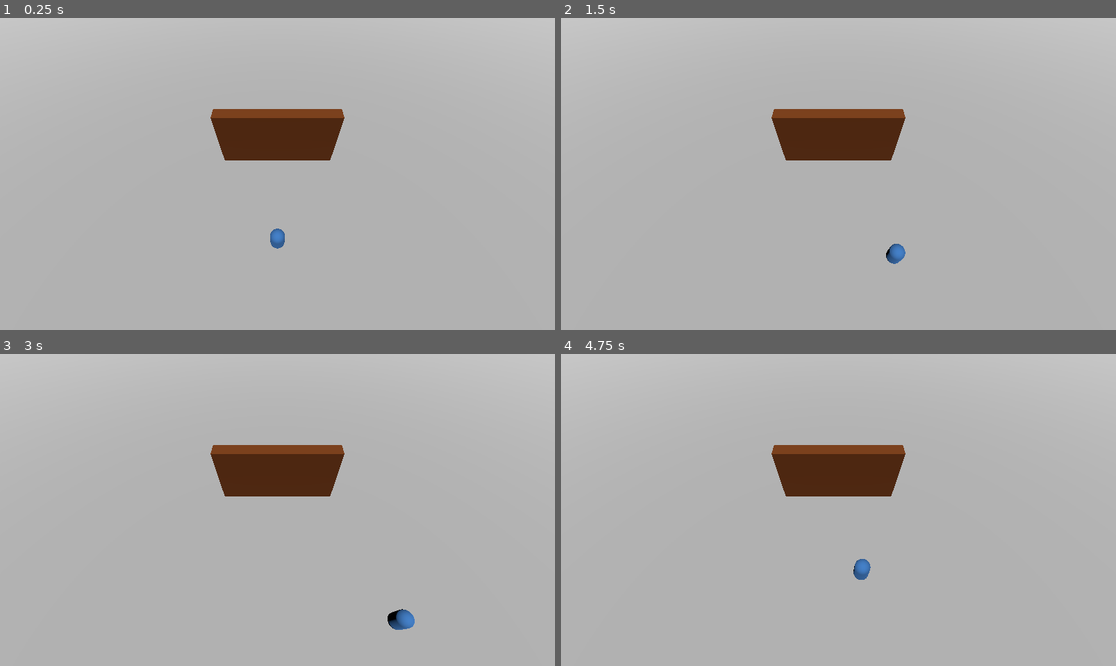
Above: before the commit, frames 1-4 (two rows, left to right).
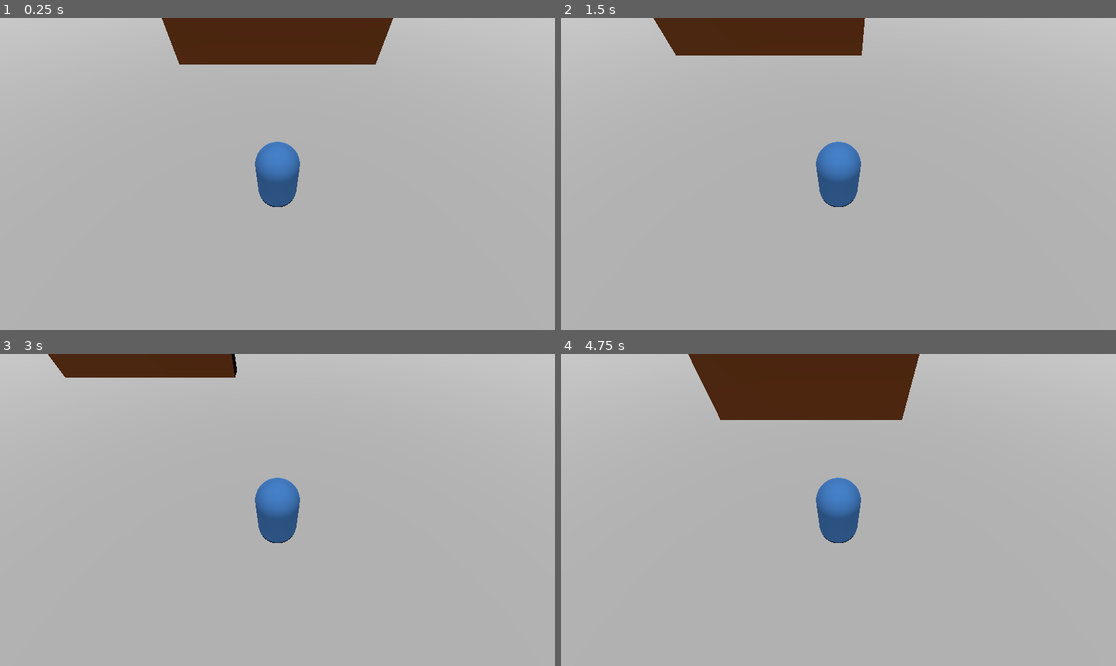
Above: after the commit, the same moments.

Repository: lucsedirae/godot_template_441
Game: Godot game, scene res://init.tscn
Same seed, same stepped clock (60 frames per second), same inputs: the game is played once before the commit and once after it.
Inputs:
- Up to frame 1 (0.25 s): no input
- Up to frame 2 (1.5 s): tap Enter (ui_accept) at 0.5, 0.77 s; hold D (move_right) 0.53-1.28 s; tap Tab (cycle_camera, bound only after the commit) at 0.6, 1.35 s; hold S (move_down) from 1.28 s (still down)
- Up to frame 3 (3 s): tap Enter (ui_accept) at 1.52 s; release S (move_down) at 2.03 s; hold D (move_right) 2.03-2.78 s; tap Space at 2.1 s; tap Tab (cycle_camera, bound only after the commit) at 2.3, 2.85 s; hold W (move_up) from 2.78 s (still down)
- Up to frame 4 (4.75 s): tap Enter (ui_accept) at 3.02, 3.77, 4.52 s; release W (move_up) at 3.53 s; hold A (move_left) from 3.53 s (still down); tap Tab (cycle_camera, bound only after the commit) at 3.6, 4.55 s; tap Space at 4.35 s

The runs differ from the first frame. In frame 1, 11% of the frame differs, in the area x 29-71%, y 0-74%; in frame 2, 9.1%; in frame 3, 7.3%; in frame 4, 13%, in the area x 22-65%, y 0-73%.

Commit message:
Completed camera manager

Diff:
--- a/Modules/camera/CameraManager.gd
+++ b/Modules/camera/CameraManager.gd
@@ -1,18 +1,57 @@
 # Modules/camera/CameraManager.gd
 extends Node
 
-var camera_dictionary: Dictionary = {}
+var camera_dictionary: Dictionary
+var current: Camera3D
+var local_debugging: bool = false
 
-func find_all_cameras():
+## Finds all cameras in the parent node
+##
+## @param node The parent node. Typically init node
+func find_all_cameras(node: Node):
 	camera_dictionary.clear()
-	_search_cameras_recursive(self)
-	return camera_dictionary
+	search_cameras_recursive(node)
 
-func _search_cameras_recursive(node: Node):
-	# Check if current node is a Camera3D
+## Finds all camera in node tree
+##
+## @param node The parent node. Typically init node
+func search_cameras_recursive(node: Node):
 	if node is Camera3D:
-		camera_dictionary[node.name] = node.name
+		camera_dictionary[str(node.name)] = node
+		if node.current:
+			current = node
 
-	# Recursively search all children
 	for child in node.get_children():
-		_search_cameras_recursive(child)
+		search_cameras_recursive(child)
+
+## Sets the current camera to the node name provided
+##
+## @param key Node name of the Camera3D node to be set as current
+func set_current(key: String):
+	var camera: Camera3D = camera_dictionary[key]
+	if !camera:
+		push_error("No camera found with the name:", key)
+
+	current.current = false
+	camera.current = true
+	current = camera  # Update the current reference
+	Debug.print_message(["Current camera changed to:", str(current.name)], local_debugging)
+
+## Finds the current camera and sets the next camera current
+func cycle_next_camera()-> void:
+	if camera_dictionary.is_empty() or current == null:
+		return
+
+	# Get all camera keys as an array
+	var keys = camera_dictionary.keys()
+	var current_key = str(current.name)
+	var current_index = keys.find(current_key)
+
+	# Handle case where current camera isn't found in dictionary
+	if current_index == -1:
+		set_current(keys[0])
+		return
+
+	# Get next index with wraparound to first camera
+	var next_index = (current_index + 1) % keys.size()
+	set_current(keys[next_index])
--- a/Modules/controls/Controls.gd
+++ b/Modules/controls/Controls.gd
@@ -1,7 +1,7 @@
 # Modules/controls/Controls.gd
 extends Node
 
-@export var local_debugging: bool = true
+@export var local_debugging: bool = false
 
 ## Dictionary mapping action names to their corresponding key codes
 var movement_actions = {
@@ -12,6 +12,7 @@
 		"ui_accept": KEY_SPACE,
 		"ui_main_menu": KEY_ESCAPE,
 		"dev_f1": KEY_F1,
+		"cycle_camera": KEY_TAB,
 	}
 
 ## Maps input controls to the Godot InputMap programmatically
--- a/init.gd
+++ b/init.gd
@@ -4,7 +4,17 @@
 ## Scene identifier for the main game scene
 const SCENE_MAIN: String = "main"
 
+## Node name of the camera that should be loaded by default
+const CAMERA_PLAYER: String = "PlayerCamera"
+
 ## Initializes the game on startup
 func _ready() -> void:
 	ControlsManager.init_controls()
 	SceneManager.load_scene(SCENE_MAIN)
+	CameraManager.find_all_cameras(self)
+	CameraManager.set_current(CAMERA_PLAYER)
+
+## Global input handling
+func _process(_delta: float) -> void:
+	if Input.is_action_just_pressed("cycle_camera"):
+		CameraManager.cycle_next_camera()
--- a/project.godot
+++ b/project.godot
@@ -31,6 +31,7 @@
 Lang="*res://Modules/lang/Lang.gd"
 SceneManager="*res://Modules/scenes/SceneManager.gd"
 Debug="*res://Util/debug/Debug.gd"
+CameraManager="*res://Modules/camera/CameraManager.gd"
 
 [display]
 
